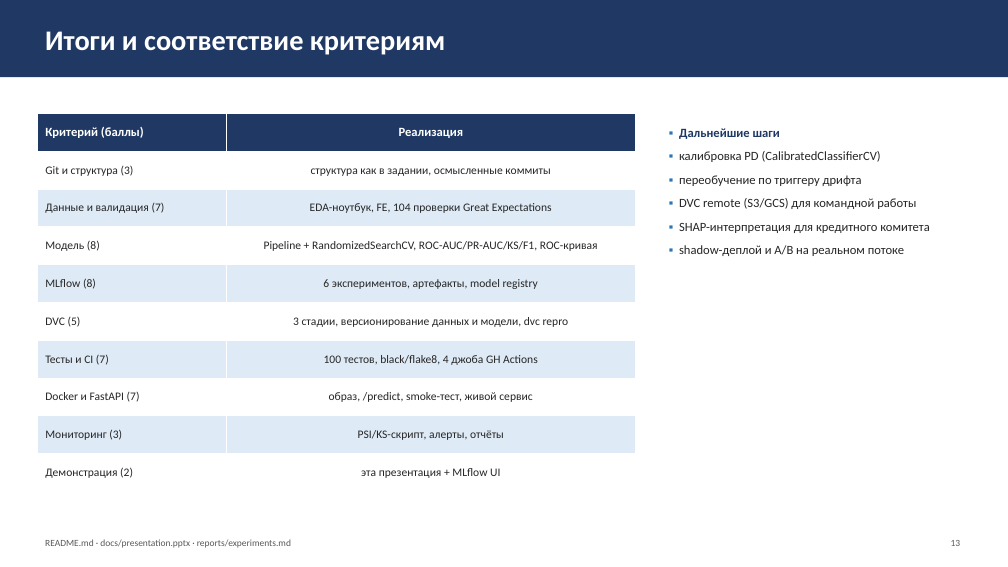
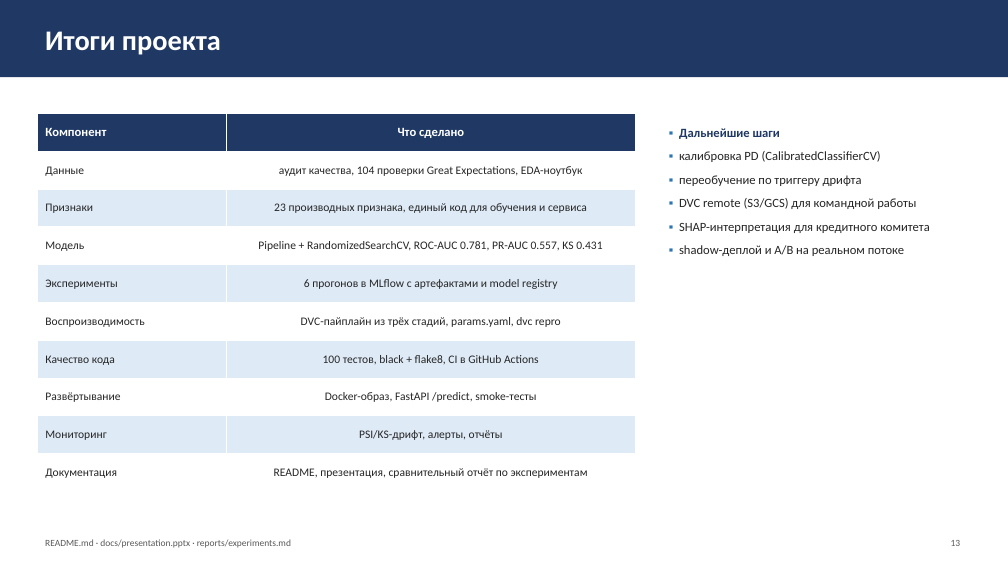
Before and after one commit to RadmirAmir/ml_project_pd, a slide deck: slide 13 of docs/presentation.pptx. Drawn at 1008x567 pixels with LibreOffice and Linux fonts; fonts in the diff are those of the drawing. Boxes give left, top, right and bottom in pixels: in the first picture for what was removed or moved away, otherwise in the second. Text is boxed around its words. In the diff, an @@ line names an element or a change of style, - is before the commit and + after.

Commit message:
docs: русскоязычные итоги экспериментов и обновлённая презентация

```diff
--- a/docs/presentation.pptx
+++ b/docs/presentation.pptx
@@ text at bbox=[45, 31, 221, 55]: text changed @@
-Итоги и соответствие критериям
+Итоги проекта
@@ table at bbox=[38, 113, 635, 492] @@
-row 1, column 1: Критерий (баллы)
+row 1, column 1: Компонент
-row 1, column 2: Реализация
+row 1, column 2: Что сделано
-row 2, column 1: Git и структура (3)
+row 2, column 1: Данные
-row 2, column 2: структура как в задании, осмысленные коммиты
+row 2, column 2: аудит качества, 104 проверки Great Expectations, EDA-ноутбук
-row 3, column 1: Данные и валидация (7)
+row 3, column 1: Признаки
-row 3, column 2: EDA-ноутбук, FE, 104 проверки Great Expectations
+row 3, column 2: 23 производных признака, единый код для обучения и сервиса
-row 4, column 1: Модель (8)
+row 4, column 1: Модель
-row 4, column 2: Pipeline + RandomizedSearchCV, ROC-AUC/PR-AUC/KS/F1, ROC-кривая
+row 4, column 2: Pipeline + RandomizedSearchCV, ROC-AUC 0.781, PR-AUC 0.557, KS 0.431
-row 5, column 1: MLflow (8)
+row 5, column 1: Эксперименты
-row 5, column 2: 6 экспериментов, артефакты, model registry
+row 5, column 2: 6 прогонов в MLflow с артефактами и model registry
-row 6, column 1: DVC (5)
+row 6, column 1: Воспроизводимость
-row 6, column 2: 3 стадии, версионирование данных и модели, dvc repro
+row 6, column 2: DVC-пайплайн из трёх стадий, params.yaml, dvc repro
-row 7, column 1: Тесты и CI (7)
+row 7, column 1: Качество кода
-row 7, column 2: 100 тестов, black/flake8, 4 джоба GH Actions
+row 7, column 2: 100 тестов, black + flake8, CI в GitHub Actions
-row 8, column 1: Docker и FastAPI (7)
+row 8, column 1: Развёртывание
-row 8, column 2: образ, /predict, smoke-тест, живой сервис
+row 8, column 2: Docker-образ, FastAPI /predict, smoke-тесты
-row 9, column 1: Мониторинг (3)
+row 9, column 1: Мониторинг
-row 9, column 2: PSI/KS-скрипт, алерты, отчёты
+row 9, column 2: PSI/KS-дрифт, алерты, отчёты
-row 10, column 1: Демонстрация (2)
+row 10, column 1: Документация
-row 10, column 2: эта презентация + MLflow UI
+row 10, column 2: README, презентация, сравнительный отчёт по экспериментам
```
Also in this commit, not shown: 1 other slide changed, 4 other files.
